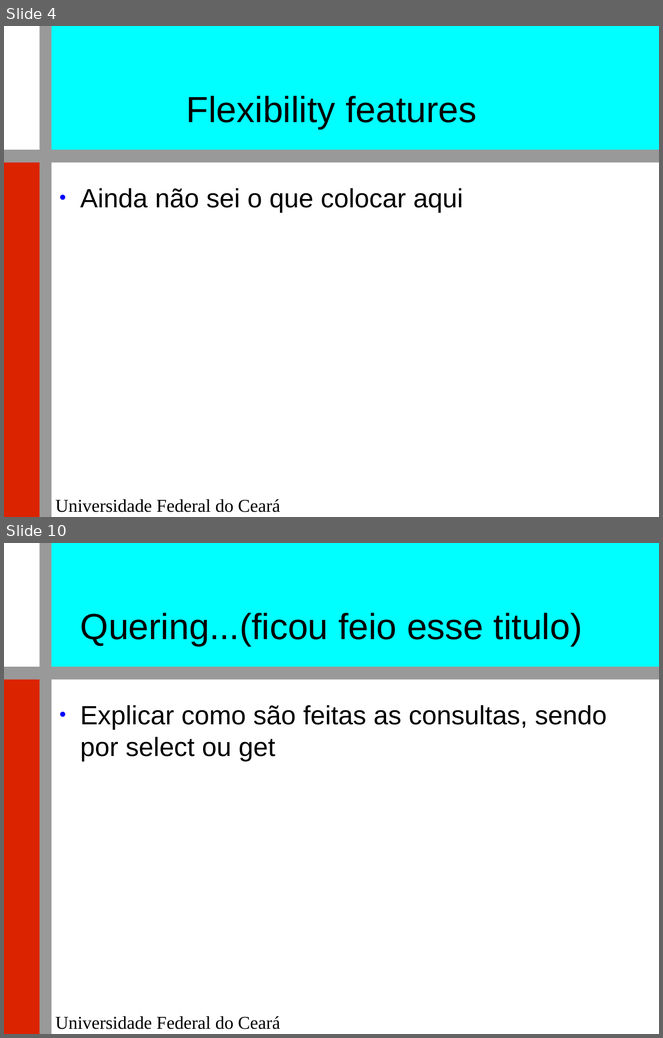
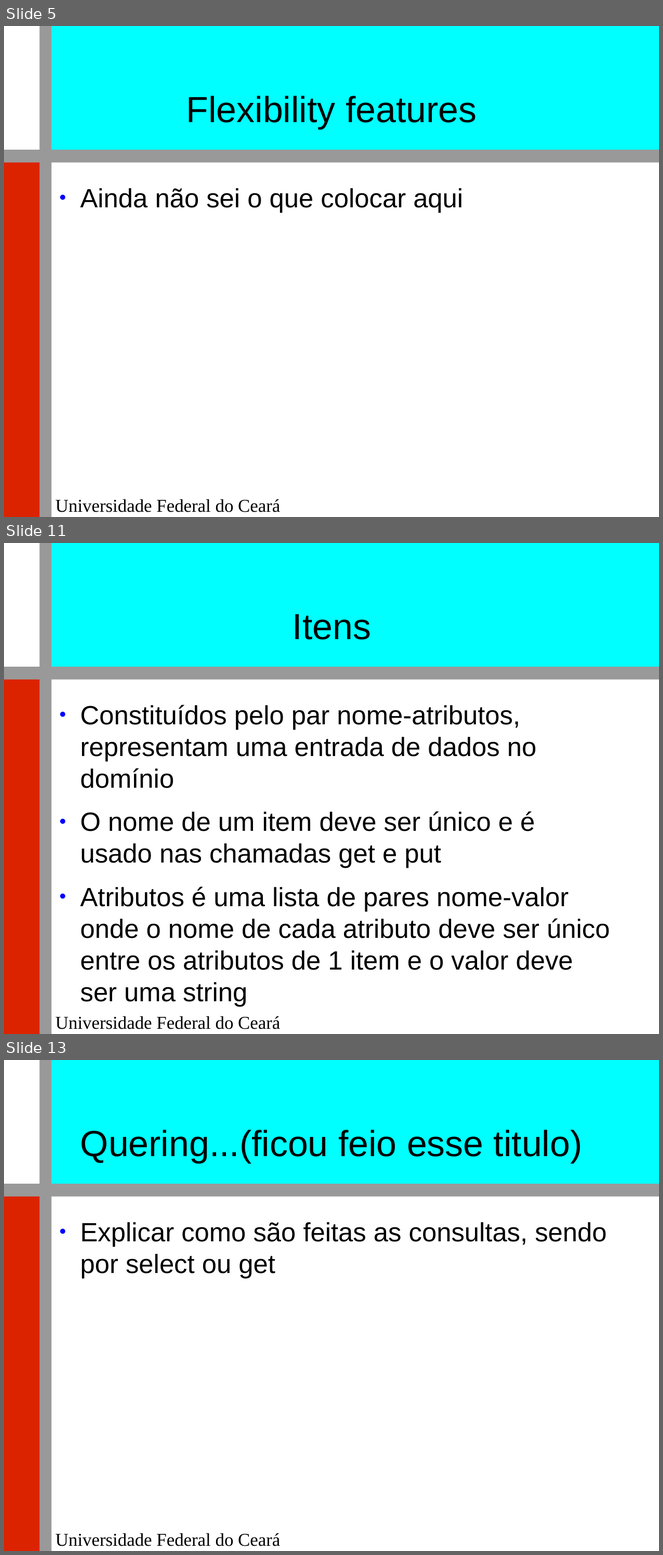
Before and after one commit to renatocjn/NoSQL_TF, a slide deck: Apresentação.odp. Shown one above the other, each under a label of ours: slides 4 and 10 before the commit, slides 5, 11 and 13 after it; the slides between them are not shown. The pictures are 663x1038 and 663x1555 pixels, drawn with LibreOffice and Linux fonts; fonts in the diff are those of the drawing; background and template pictures are left out. Boxes give left, top, right and bottom in pixels: in the first picture for what was removed or moved away, otherwise in the second. Text is boxed around its words. In the diff, an @@ line names an element or a change of style, - is before the commit and + after.

Commit message:
consistencia, modelo de dados, introducao, amazonsdb pic

```diff
--- a/Apresentação.odp
+++ b/Apresentação.odp
@@ slide 11 added at (4, 543, 659, 1034), background #FFFFFF; not listed: 5 template elements that a slide beside it also shows @@
@@ title added at (293, 614, 371, 640), 44 pt, text #000000 @@
+Itens
@@ text added at (80, 705, 610, 970), 32 pt, text #000000 @@
+● Constituídos pelo par nome-atributos, representam uma entrada de dados no domínio
+● O nome de um item deve ser único e é usado nas chamadas get e put
+● Atributos é uma lista de pares nome-valor onde o nome de cada atributo deve ser único entre os atributos de 1 item e o valor deve ser uma string
@@ what was slide 4 is now slide 5 @@
@@ what was slide 10 is now slide 13 @@
```
Also in this commit, not shown: 3 slides changed, 6 other slides added, 4 slides removed, 1 other file.
